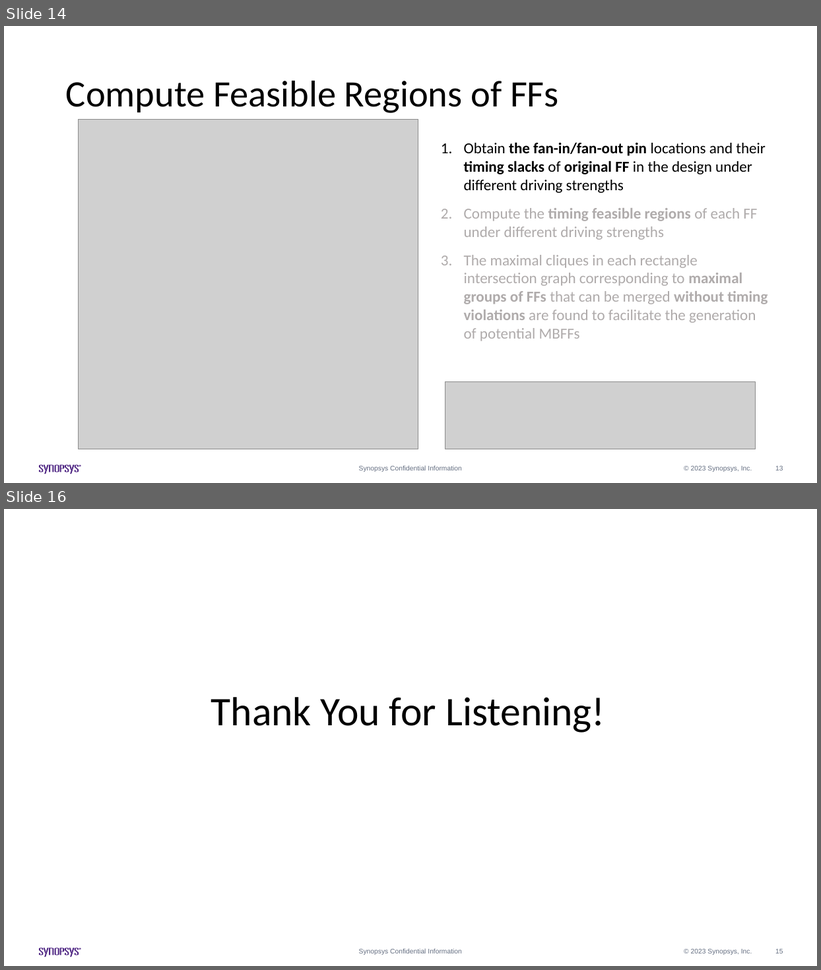
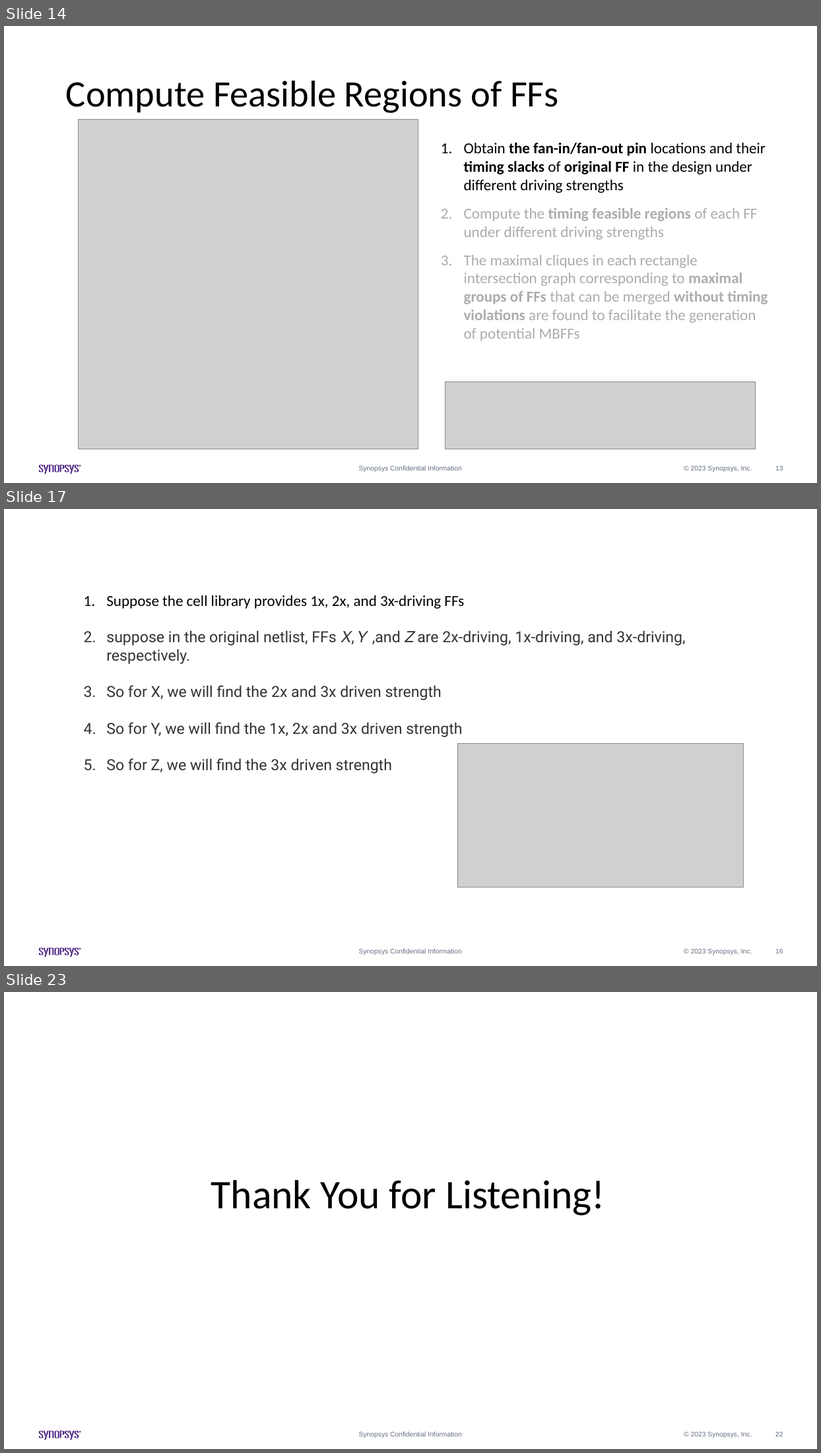
Before and after one commit to Pacific-Feng-Studuies/Studied-Papers, a slide deck: Synopsys Intern/Generation of Mixed-Driving Multi-Bit Flip-Flops for Power/Generation of Mixed-Driving Multi-Bit Flip-Flops for Power.pptx. Shown one above the other, each under a label of ours: slides 14 and 16 before the commit, slides 14, 17 and 23 after it; the slides between them are not shown. The pictures are 821x970 and 821x1453 pixels, drawn with LibreOffice and Linux fonts; fonts in the diff are those of the drawing; grey boxes stand for pictures. Boxes give left, top, right and bottom in pixels: in the first picture for what was removed or moved away, otherwise in the second. Text is boxed around its words. In the diff, an @@ line names an element or a change of style, - is before the commit and + after.

```diff
--- a/Synopsys Intern/Generation of Mixed-Driving Multi-Bit Flip-Flops for Power/Generation of Mixed-Driving Multi-Bit Flip-Flops for Power.pptx
+++ b/Synopsys Intern/Generation of Mixed-Driving Multi-Bit Flip-Flops for Power/Generation of Mixed-Driving Multi-Bit Flip-Flops for Power.pptx
@@ slide 17 added at box(4, 509, 817, 966), background #FFFFFF; not listed: 14 template elements that a slide beside it also shows @@
@@ text added at box(106, 595, 685, 774), 18 pt, text #333333 @@
+1. Suppose the cell library provides 1x, 2x, and 3x-driving FFs
+2. suppose in the original netlist, FFs 𝑋, 𝑌 ,and 𝑍 are 2x-driving, 1x-driving, and 3x-driving, respectively.
+3. So for X, we will find the 2x and 3x driven strength
+4. So for Y, we will find the 1x, 2x and 3x driven strength
+5. So for Z, we will find the 3x driven strength
@@ picture added at box(458, 744, 743, 888) @@
@@ what was slide 16 is now slide 23 @@
@@ page number at box(776, 1432, 783, 1437): text changed @@
-15
+22
```
Also in this commit, not shown: 7 other slides added, 1 slide removed.
